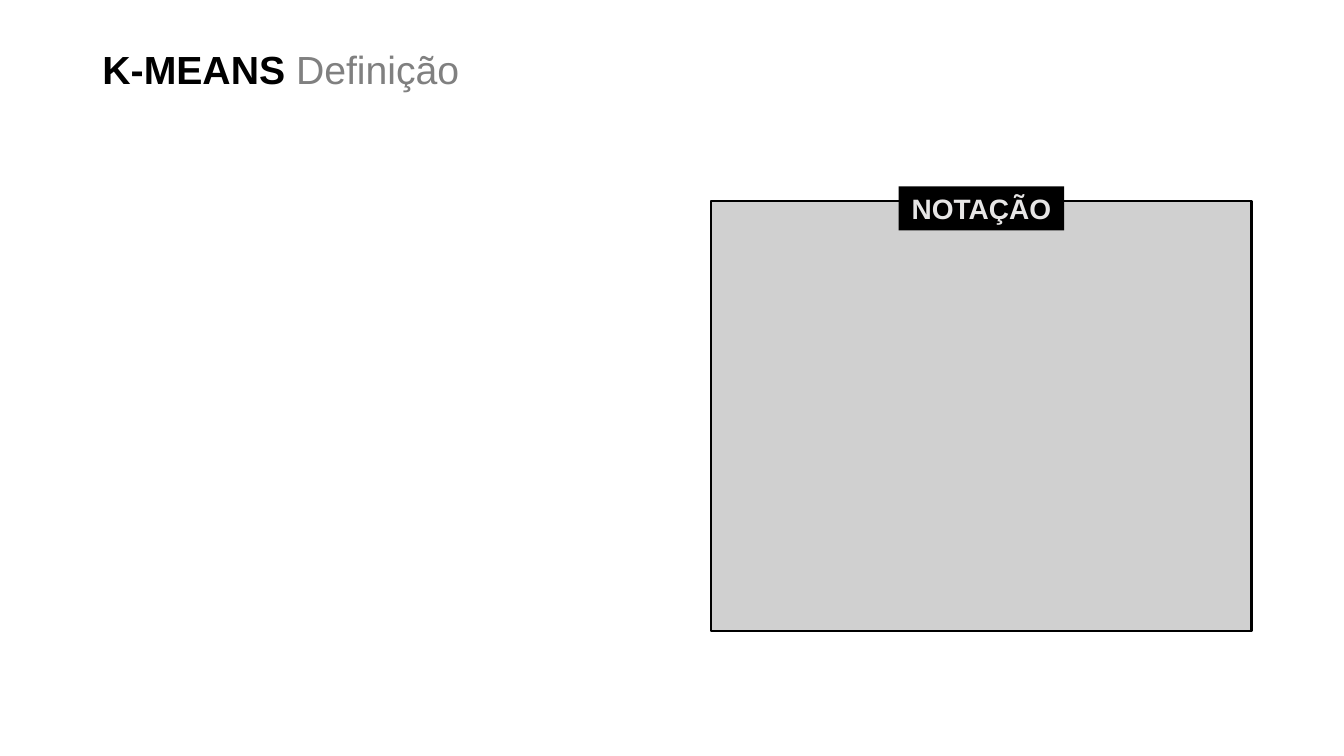
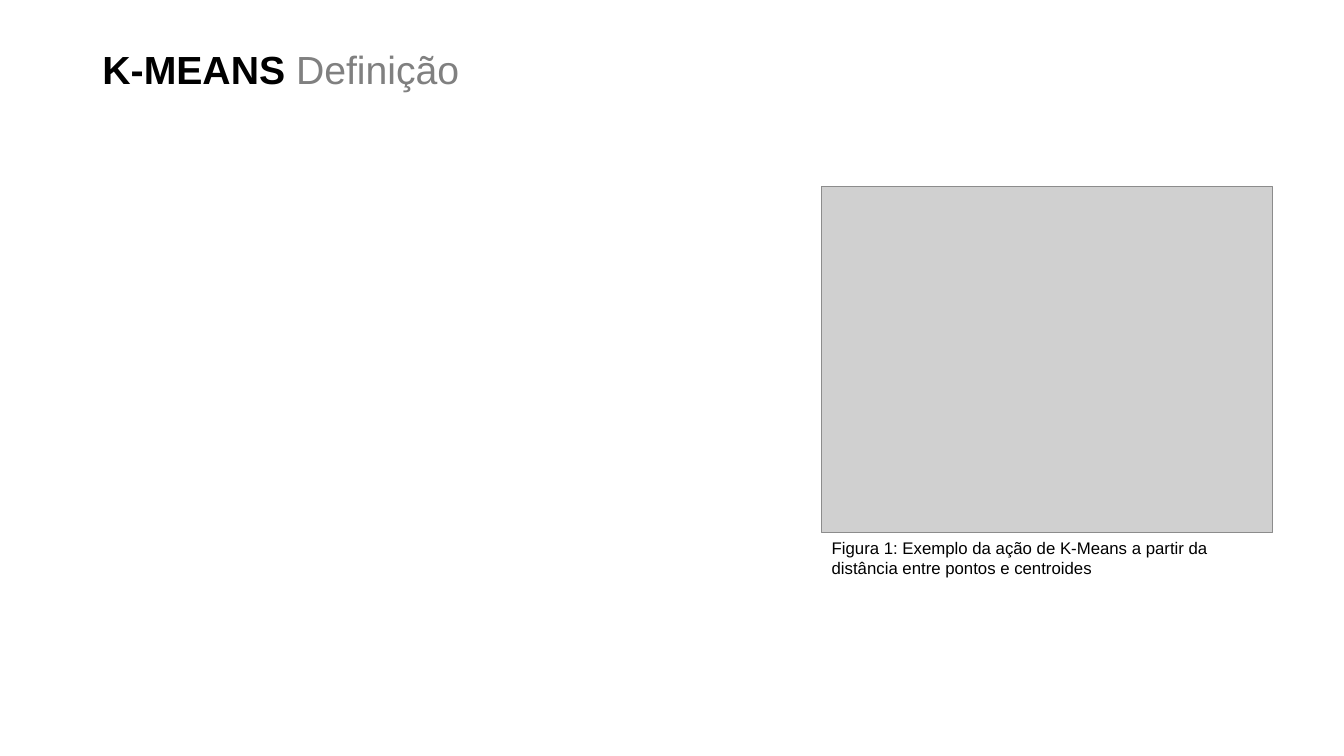
Before and after one commit to rodolfo-viana/mba_esalq, a slide deck: slide 5 of prd/tcc_apresentacao.pptx. Drawn at 1344x756 pixels with LibreOffice and Linux fonts; fonts in the diff are those of the drawing; grey boxes stand for pictures; background and template pictures are left out. Boxes give left, top, right and bottom in pixels: in the first picture for what was removed or moved away, otherwise in the second. Text is boxed around its words. In the diff, an @@ line names an element or a change of style, - is before the commit and + after.

```diff
--- a/prd/tcc_apresentacao.pptx
+++ b/prd/tcc_apresentacao.pptx
@@ picture: place and size @@
-picture at [712, 202, 1252, 632]
+picture at [822, 187, 1272, 533]
@@ rectangle removed at [899, 187, 1065, 231] @@
-NOTAÇÃO
@@ text added at [832, 542, 1208, 578], 12 pt, text #000000 @@
+Figura 1: Exemplo da ação de K-Means a partir da distância entre pontos e centroides
```
Also in this commit, not shown: 7 other slides changed, 1 slide added, 1 other file.
